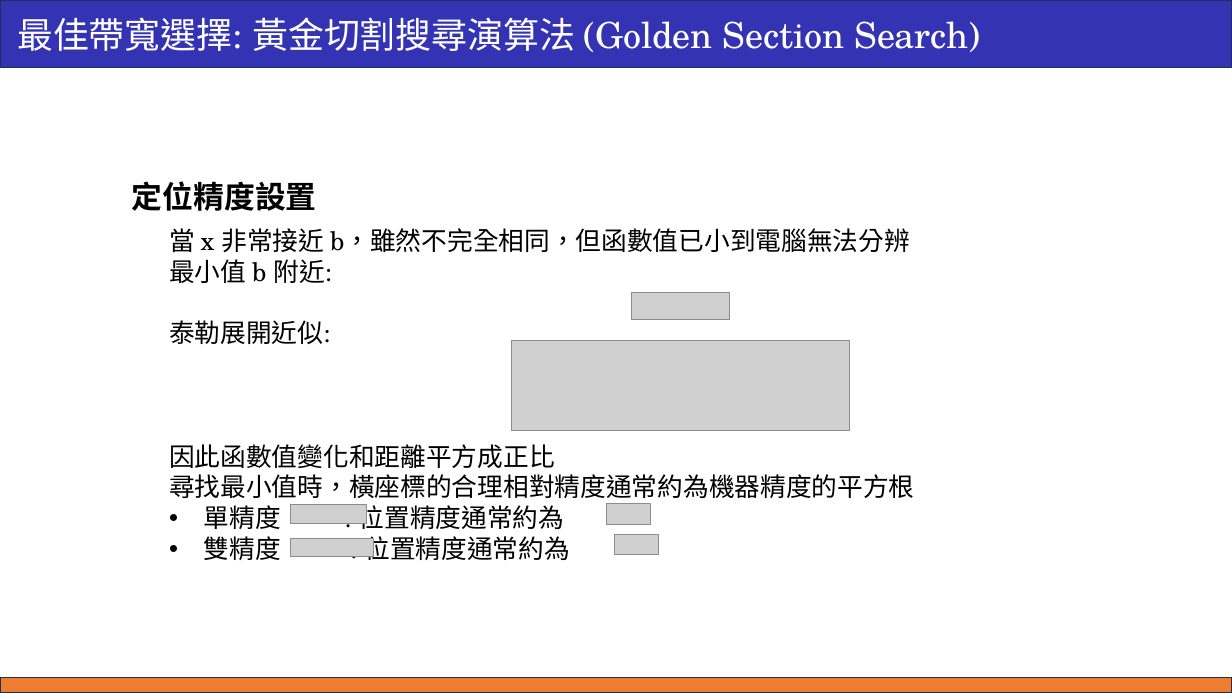
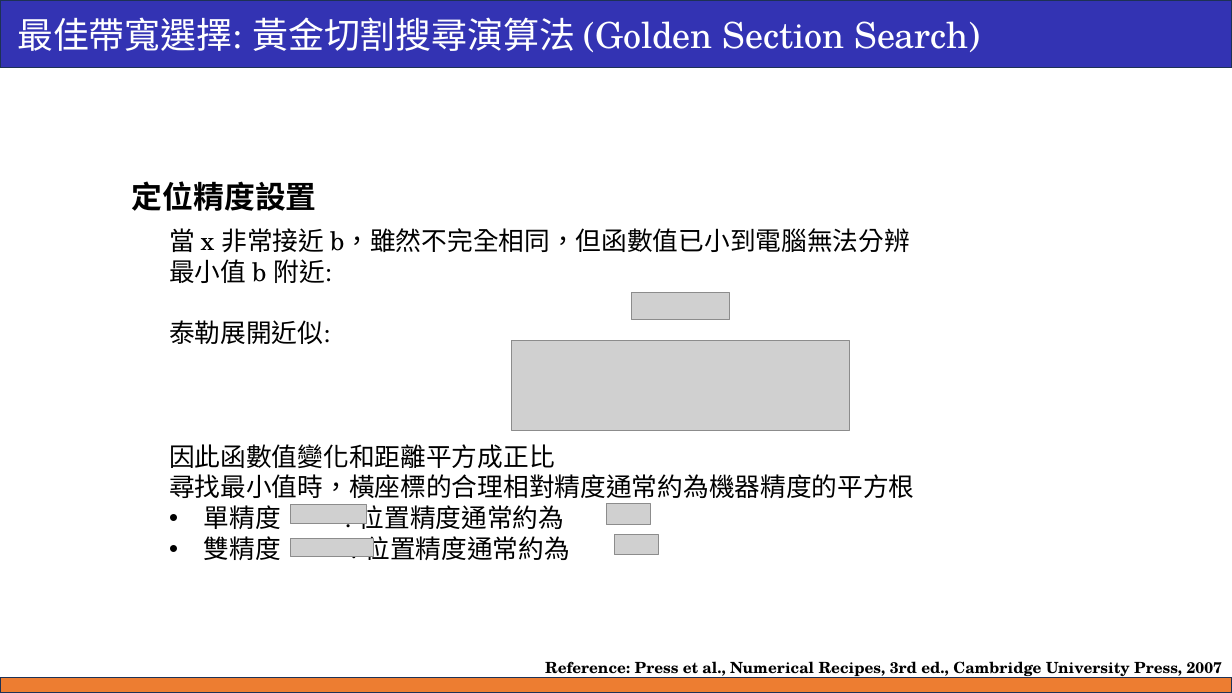
Before and after one commit to ricki0313/GWR_hw, a slide deck: slide 54 of theory_01/report/GWR_report_01.pptx (slide 17 before the commit). Drawn at 1232x693 pixels with LibreOffice and Linux fonts; fonts in the diff are those of the drawing; grey boxes stand for pictures. Boxes give left, top, right and bottom in pixels: in the first picture for what was removed or moved away, otherwise in the second. Text is boxed around its words. In the diff, an @@ line names an element or a change of style, - is before the commit and + after.

```diff
--- a/theory_01/report/GWR_report_01.pptx
+++ b/theory_01/report/GWR_report_01.pptx
@@ text added at [545,661,1222,679], 12 pt, text #000000, bold @@
+Reference: Press et al., Numerical Recipes, 3rd ed., Cambridge University Press, 2007
```
Also in this commit, not shown: 3 other slides changed, 5 slides added.
